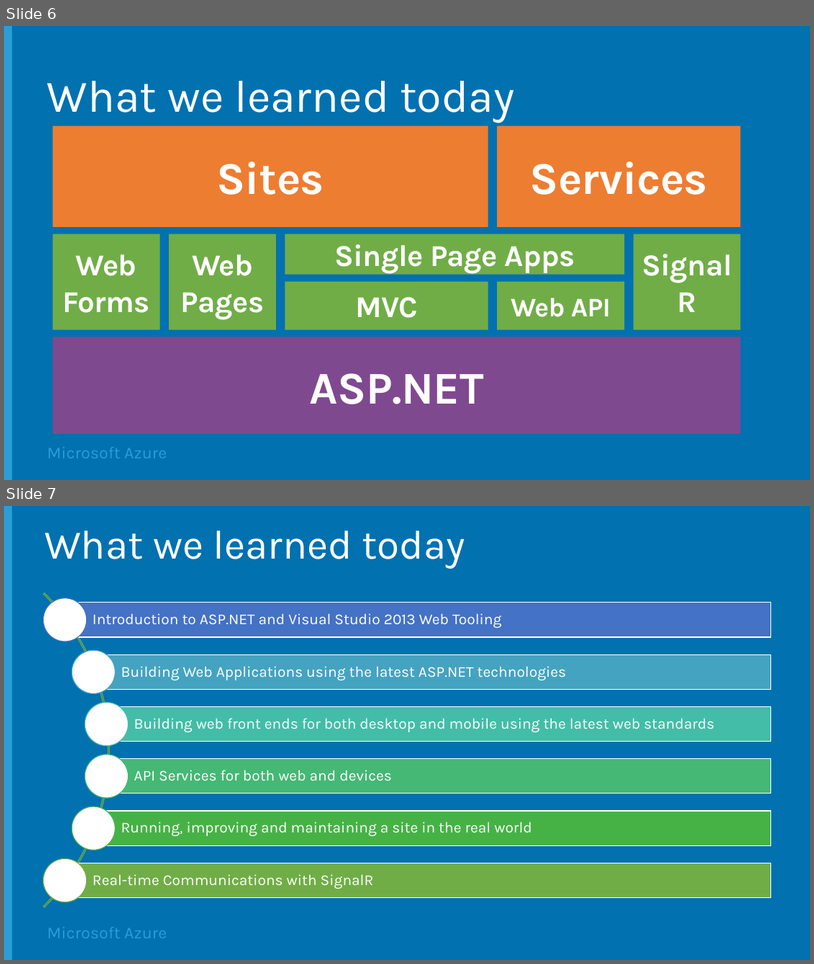
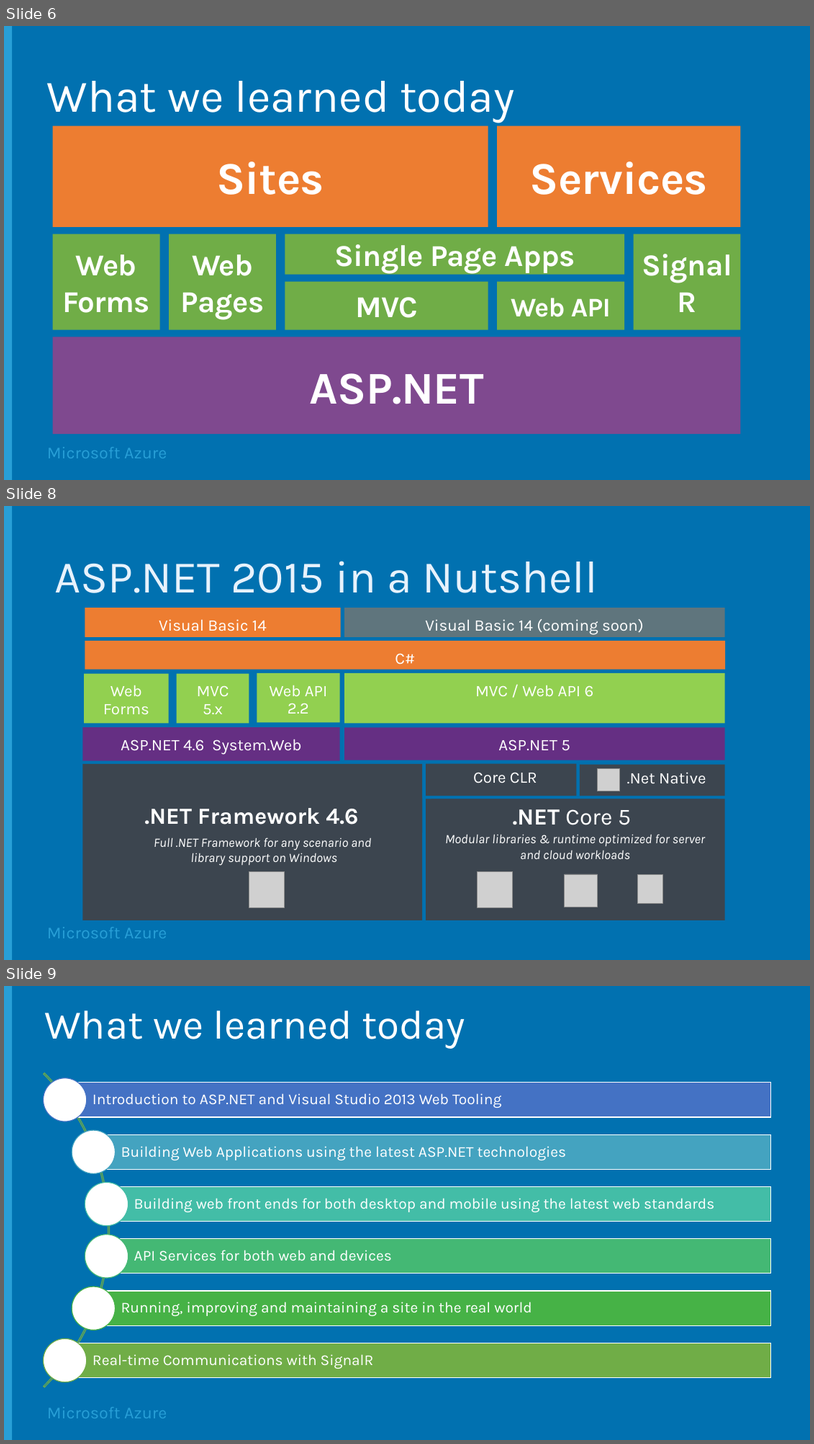
Before and after one commit to Microsoft-Web/WebCampTrainingKit, a slide deck: Presentation/Conclusion/Conclusion.pptx. Shown one above the other, each under a label of ours: slides 6 and 7 before the commit, slides 6, 8 and 9 after it; the slides between them are not shown. The pictures are 814x964 and 814x1444 pixels, drawn with LibreOffice and Linux fonts; fonts in the diff are those of the drawing; grey boxes stand for pictures; background and template pictures are left out. Boxes give left, top, right and bottom in pixels: in the first picture for what was removed or moved away, otherwise in the second. Text is boxed around its words. In the diff, an @@ line names an element or a change of style, - is before the commit and + after.

```diff
--- a/Presentation/Conclusion/Conclusion.pptx
+++ b/Presentation/Conclusion/Conclusion.pptx
@@ slide 8 added at <box>4,506,810,960</box>, background #0171B0; not listed: 2 template elements that a slide beside it also shows @@
@@ title added at <box>54,561,599,593</box>, 54 pt, text #E7F2FC @@
+ASP.NET 2015 in a Nutshell
@@ rectangle added at <box>85,608,341,637</box>, fill #ED7D31, 19.2 pt, text #FFFFFF @@
+Visual Basic 14
@@ rectangle added at <box>345,608,725,637</box>, fill #ED7D31 at 40% opacity, 19.2 pt, text #FFFFFF @@
+Visual Basic 14 (coming soon)
@@ rectangle added at <box>85,641,725,669</box>, fill #ED7D31, 19.2 pt, text #FFFFFF @@
+C#
@@ rectangle added at <box>84,674,169,723</box>, fill #92D050, 19.2 pt, text #FFFFFF @@
+Web
+Forms
@@ rectangle added at <box>176,674,249,723</box>, fill #92D050, 19.2 pt, text #FFFFFF @@
+MVC 5.x
@@ rectangle added at <box>257,673,340,723</box>, fill #92D050, 19.2 pt, text #FFFFFF @@
+Web API 2.2
@@ rectangle added at <box>345,673,725,723</box>, fill #92D050, 19.2 pt, text #FFFFFF @@
+MVC / Web API 6
@@ rectangle added at <box>82,728,340,761</box>, fill #652F83, 19.2 pt, text #FFFFFF @@
+ASP.NET 4.6 System.Web
@@ rectangle added at <box>345,728,725,760</box>, fill #652F83, 19.2 pt, text #FFFFFF @@
+ASP.NET 5
@@ rectangle added at <box>82,764,422,920</box>, fill #3C454F @@
@@ rectangle added at <box>426,764,577,795</box>, fill #3C454F, 19.2 pt, text #FFFFFF @@
+Core CLR
@@ rectangle added at <box>580,764,725,795</box>, fill #3C454F, 19.2 pt, text #FFFFFF @@
+.Net Native
@@ picture added at <box>598,769,620,792</box> @@
@@ text added at <box>144,808,358,824</box>, 27.4 pt, text #FFFFFF, bold @@
+.NET Framework 4.6
@@ rectangle added at <box>426,799,725,921</box>, fill #3C454F @@
@@ rectangle added at <box>432,799,718,834</box>, fill #3C454F, 27.4 pt, text #FFFFFF @@
+.NET Core 5
@@ text added at <box>154,837,371,865</box>, 15.4 pt, text #FFFFFF, italic @@
+Full .NET Framework for any scenario and
+library support on Windows
@@ text added at <box>445,834,705,859</box>, 15.4 pt, text #FFFFFF, italic @@
+Modular libraries & runtime optimized for server and cloud workloads
@@ picture added at <box>249,871,285,907</box> @@
@@ picture added at <box>478,871,513,907</box> @@
@@ picture added at <box>565,874,598,906</box> @@
@@ picture added at <box>638,875,663,903</box> @@
@@ what was slide 7 is now slide 9 @@
```
Also in this commit, not shown: 1 slide changed, 5 other slides added, 4 other files.
